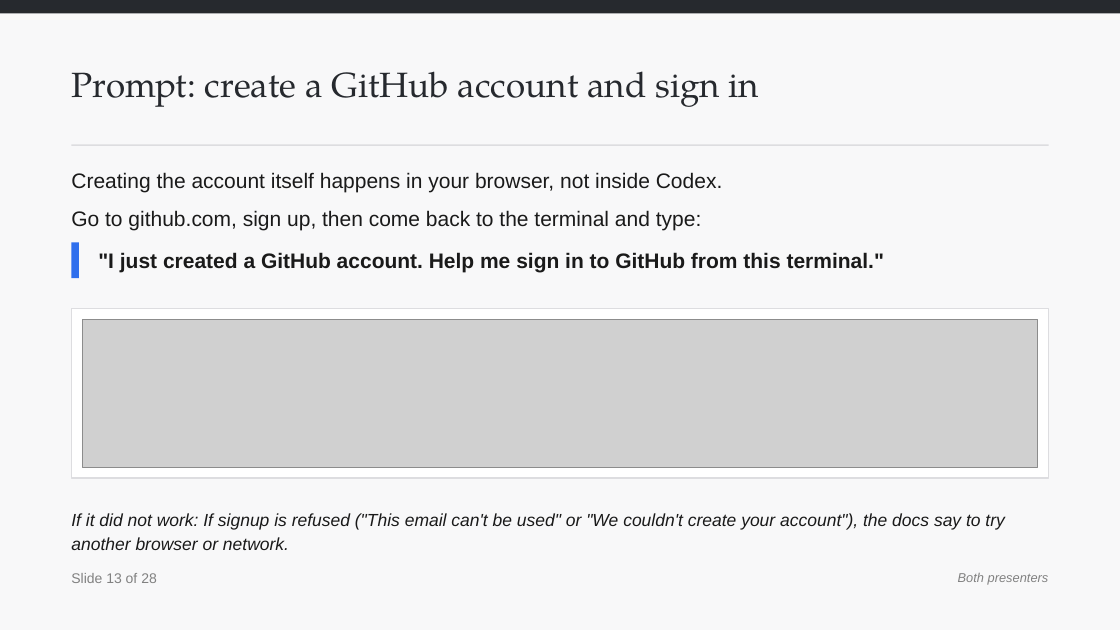
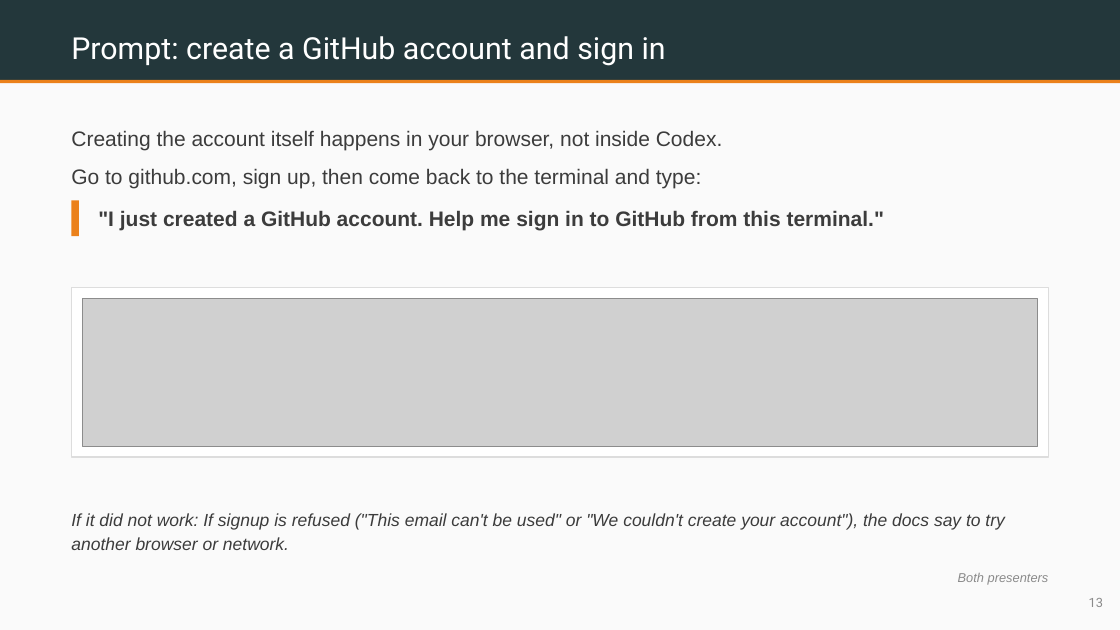
Before and after one commit to benjiesotelo-sudo/Telos_FIN1209, a slide deck: slide 13 of special-lecture/FIN1209-Special-Lecture-1-Setup-Student-Edition.pptx. Drawn at 1120x630 pixels with LibreOffice and Linux fonts; fonts in the diff are those of the drawing; grey boxes stand for pictures. Boxes give left, top, right and bottom in pixels: in the first picture for what was removed or moved away, otherwise in the second. Text is boxed around its words. In the diff, an @@ line names an element or a change of style, - is before the commit and + after.

Commit message:
Special lecture: Metropolis Beamer style, recreated without LaTeX
Per his words, 25 Nov: "like Latex theme... Metropolis". Replaces the
plain neutral palette with a LaTeX-Beamer-Metropolis look built natively
in pptx/PIL: a slim dark frame-title bar, a thin orange progress rule
under it, a plain light body, small page numbers in the corner, one
accent colour (Metropolis's own orange), a clean sans font throughout.
No FEU theme, still, and no LaTeX installed anywhere.

special_lecture_kit.py gains its own content/title/closing renderers
(render_content_m/render_title_m/render_closing_m) and a metro_frame/
metro_footer pair, since Metropolis's structure differs enough from
deckkit's FEU layout that a palette swap alone could not get there;
deckkit itself is untouched. The generated illustrations (the Git/GitHub
flow diagram, the macOS Command Line Tools dialog) now pick up the same
one accent colour instead of their earlier ad hoc blue/green.

Deck 1 (28 slides) converted; decks 2 and 3 will build in this style from
the start.

```diff
--- a/special-lecture/FIN1209-Special-Lecture-1-Setup-Student-Edition.pptx
+++ b/special-lecture/FIN1209-Special-Lecture-1-Setup-Student-Edition.pptx
@@ rectangle at (0,0,1120,630): fill #F8F8F9 to #FAFAFA @@
@@ rectangle: place and size @@
-rectangle at (0,0,1120,13)
+rectangle at (0,0,1120,80)
@@ rectangle at (0,0,1120,80): fill #26292E to #23373B @@
@@ text "Prompt: create a GitHub account ...": place and size @@
-text "Prompt: create a GitHub account ..." at (71,71,759,107)
+text "Prompt: create a GitHub account ..." at (71,36,666,66)
@@ text "Prompt: create a GitHub account ..." at (71,36,666,66): size 30 to 26 pt, font TeX Gyre Pagella to Roboto, text colour #26292E to #FFFFFF; vertical alignment top to middle @@
@@ rectangle: place and size @@
-rectangle at (71,145,1049,146)
+rectangle at (0,80,1120,83)
@@ rectangle at (0,80,1120,83): fill #DDDDE0 to #EB811B @@
@@ text "Creating the account itself happens ...": place and size @@
-text "Creating the account itself happens ..." at (71,172,723,231)
+text "Creating the account itself happens ..." at (71,130,723,189)
@@ rectangle: place and size @@
-rectangle at (71,242,79,278)
+rectangle at (71,200,79,236)
@@ rectangle at (71,200,79,236): fill #2F6FED to #EB811B @@
@@ text colour #1A1A1A to #3C3C3C in 3 elements at (71,513,1004,550), (71,130,723,189), (98,210,884,231) @@
@@ text ""I just created a GitHub ...": place and size @@
-text ""I just created a GitHub ..." at (98,252,884,273)
+text ""I just created a GitHub ..." at (98,210,884,231)
@@ rectangle: place and size @@
-rectangle at (71,308,1049,478)
+rectangle at (71,287,1049,457)
@@ rectangle at (71,287,1049,457): outline #DDDDE0 1 pt to #DDDDDD 1 pt @@
@@ picture: place and size @@
-picture at (82,319,1038,467)
+picture at (82,298,1038,446)
@@ text removed at (71,573,157,583) @@
-Slide 13 of 28
@@ text added at (1089,598,1103,607), 11 pt, text #8A8A8A @@
+13
```
Also in this commit, not shown: 27 other slides changed, 3 other files.
